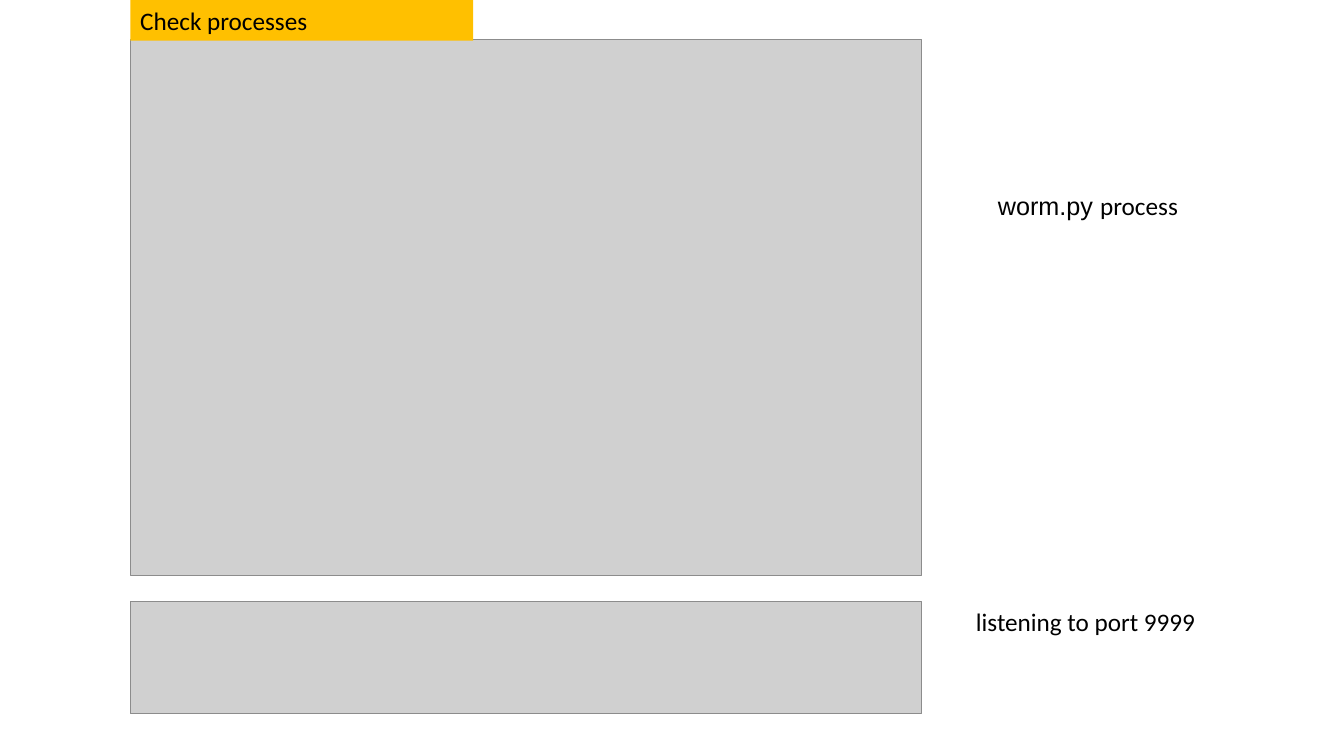
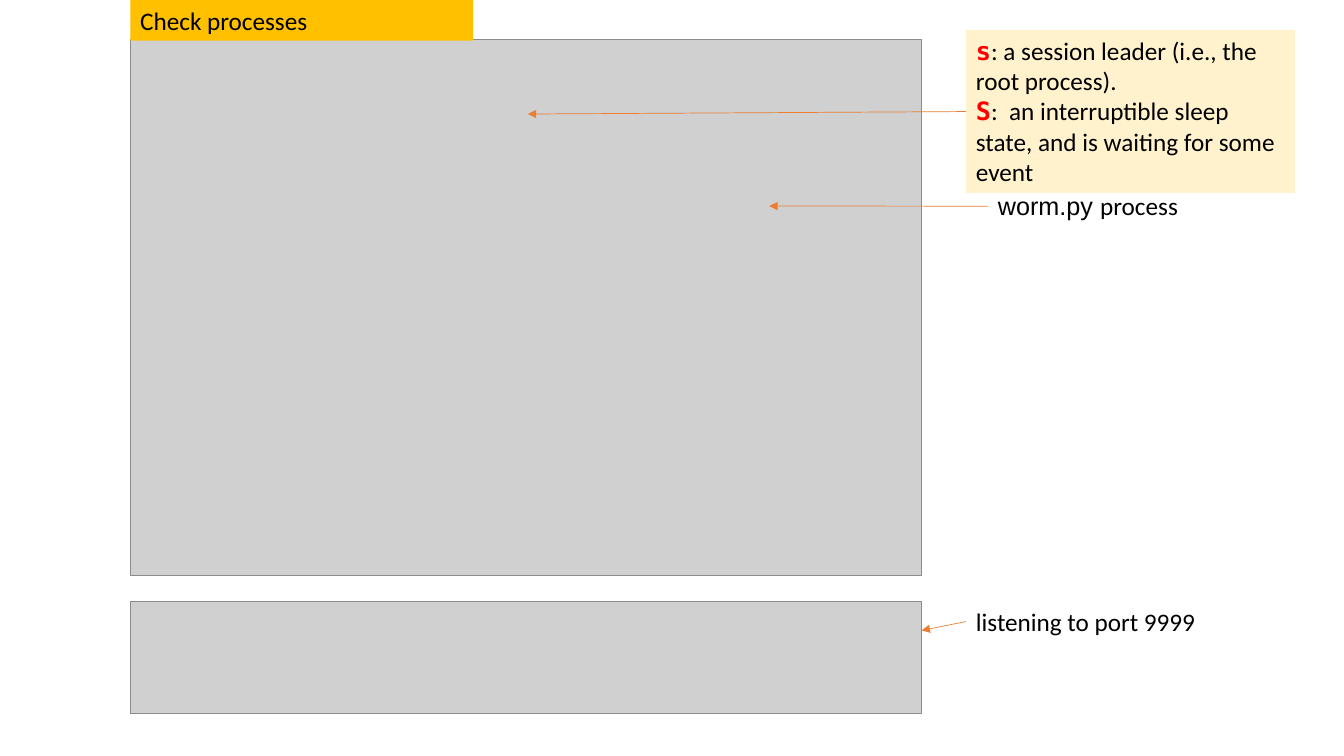
Before and after one commit to frankwxu/digital-forensics-lab, a slide deck: slide 15 of Morris_Worm/Morris_Forensics.pptx (slide 5 before the commit). Drawn at 1344x756 pixels with LibreOffice and Linux fonts; fonts in the diff are those of the drawing; grey boxes stand for pictures; background and template pictures are left out. Boxes give left, top, right and bottom in pixels: in the first picture for what was removed or moved away, otherwise in the second. Text is boxed around its words. In the diff, an @@ line names an element or a change of style, - is before the commit and + after.

```diff
--- a/Morris_Worm/Morris_Forensics.pptx
+++ b/Morris_Worm/Morris_Forensics.pptx
@@ rectangle added at bbox=[966, 30, 1295, 194], fill #FFF2CC, 18 pt, text #000000 @@
+s: a session leader (i.e., the root process).
+S: an interruptible sleep state, and is waiting for some event
@@ arrow added from (966, 112) to (528, 114), #ED7D31 0.5 pt @@
@@ arrow added from (988, 207) to (769, 206), #ED7D31 0.5 pt @@
@@ arrow added from (966, 622) to (922, 630), #ED7D31 0.5 pt @@
```
Also in this commit, not shown: 2 other slides changed, 10 slides added, 1 other file.
